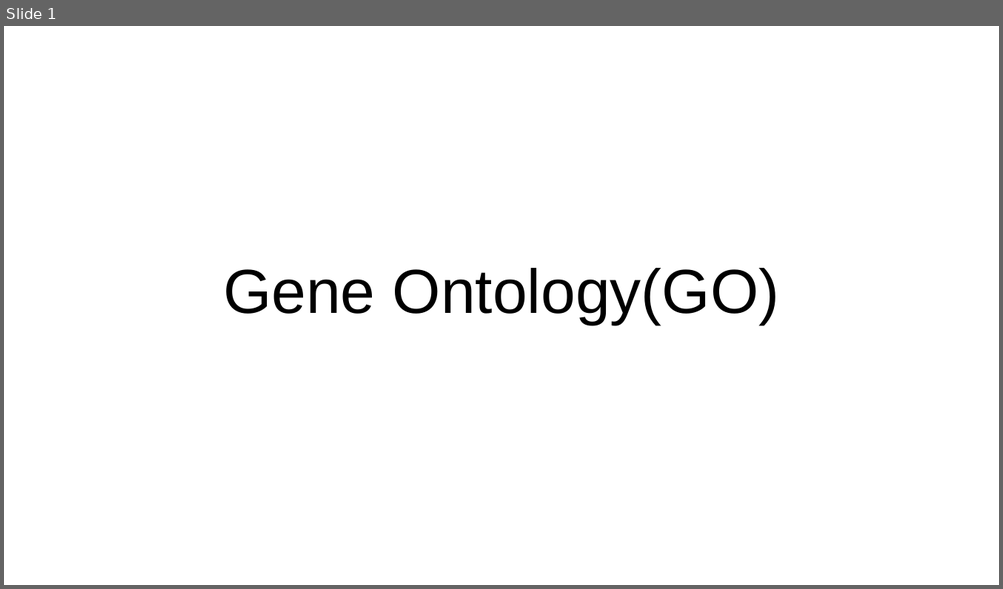
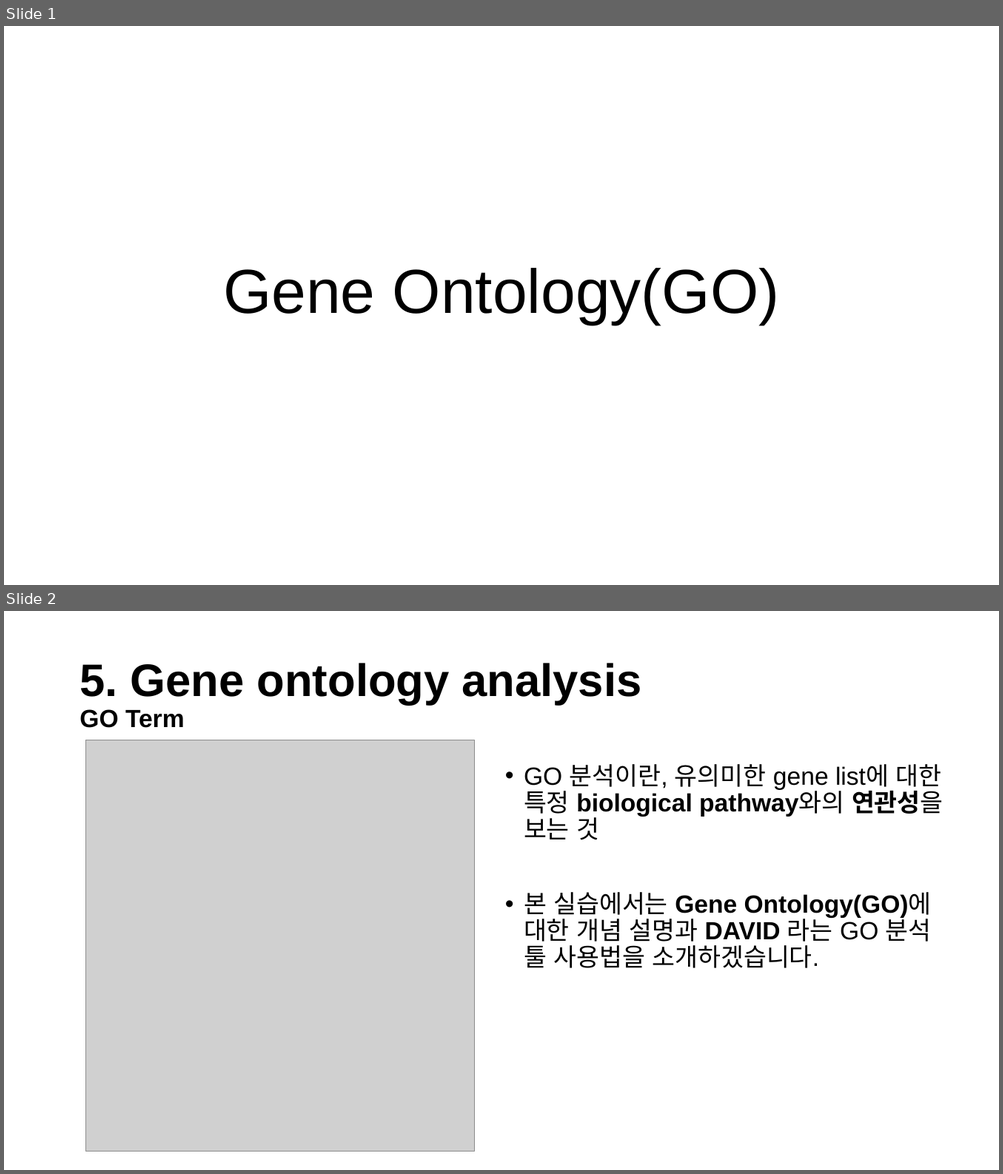
Before and after one commit to Khreat0205/Education_BulkRNAseq, a slide deck: Presentation/5. Gene Ontology analysis.pptx. Shown one above the other, each under a label of ours: slide 1 before the commit, slides 1 and 2 after it. The pictures are 1003x589 and 1003x1174 pixels, drawn with LibreOffice and Linux fonts; fonts in the diff are those of the drawing; grey boxes stand for pictures. Boxes give left, top, right and bottom in pixels: in the first picture for what was removed or moved away, otherwise in the second. Text is boxed around its words. In the diff, an @@ line names an element or a change of style, - is before the commit and + after.

```diff
--- a/Presentation/5. Gene Ontology analysis.pptx
+++ b/Presentation/5. Gene Ontology analysis.pptx
@@ slide 2 added at <box>4,611,999,1170</box>, background #FFFFFF @@
@@ title added at <box>79,663,642,728</box>, 44 pt, text #000000, bold @@
+5. Gene ontology analysis
+GO Term
@@ picture added at <box>86,740,474,1151</box> @@
@@ text added at <box>523,764,943,968</box>, 24 pt, text #000000 @@
+• GO 분석이란, 유의미한 gene list에 대한 특정 biological pathway와의 연관성을 보는 것
+• 본 실습에서는 Gene Ontology(GO)에 대한 개념 설명과 DAVID 라는 GO 분석 툴 사용법을 소개하겠습니다.
```
Also in this commit, not shown: 8 slides changed, 4 other slides added, 3 slides removed.
